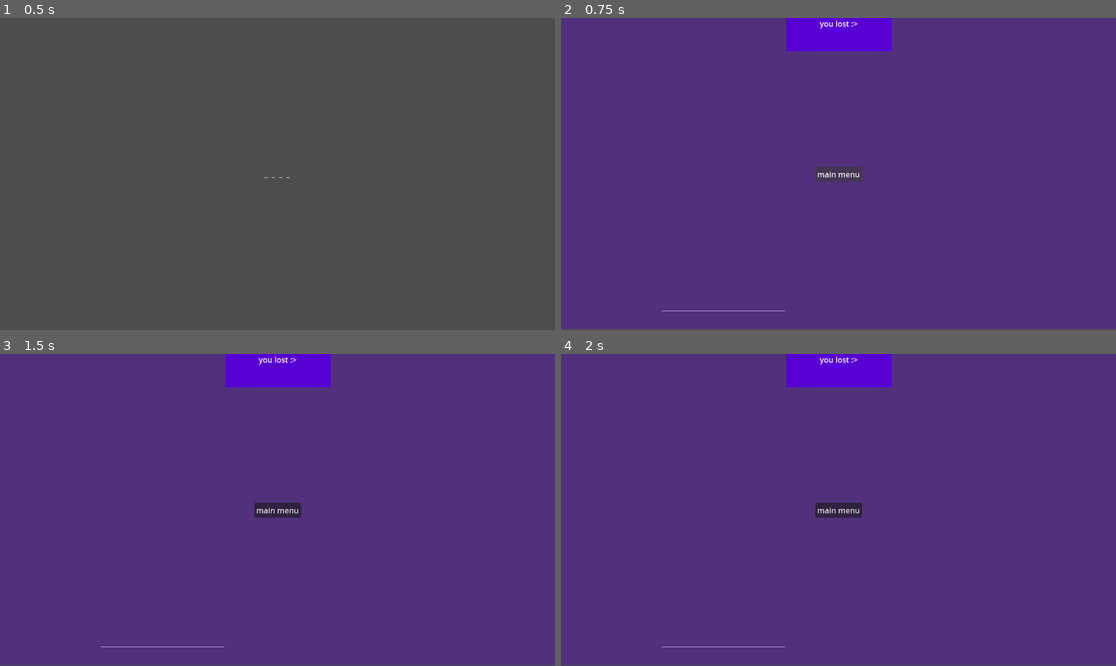
Above: before the commit, frames 1-4 (two rows, left to right).
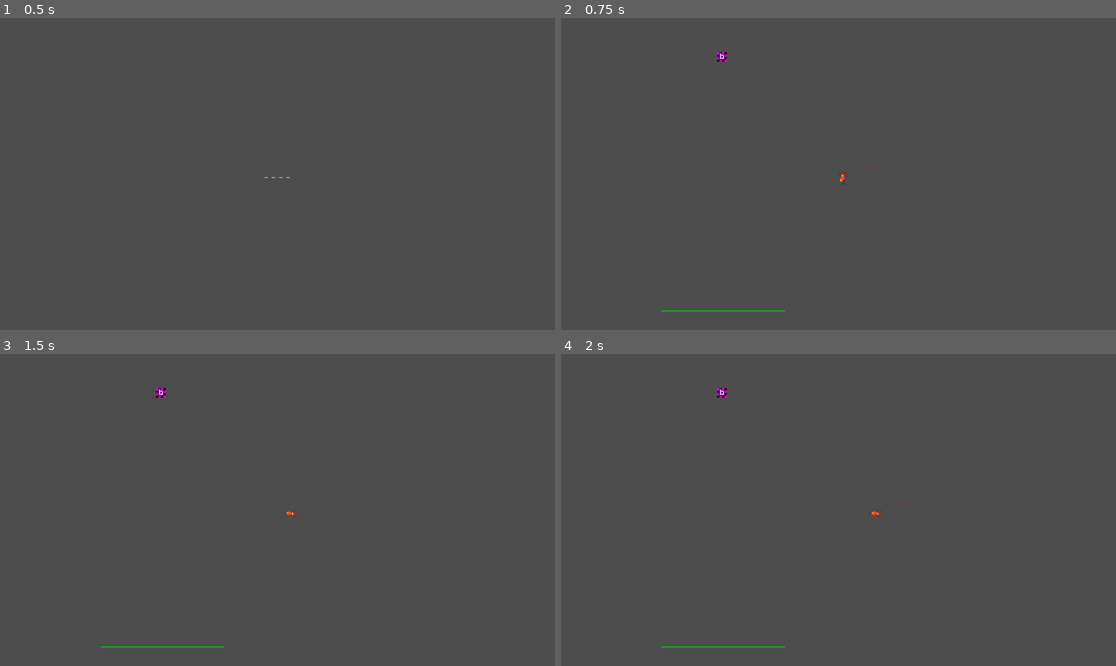
Above: after the commit, the same moments.

Repository: MagnusLucas/SpaceJam2025
Game: Godot game, scene res://UI/main_menu.tscn
Same seed, same stepped clock (60 frames per second), same inputs: the game is played once before the commit and once after it.
Inputs (mouse positions are in pixels of both pictures, inside the frame that each line leads up to):
- Up to frame 1 (0.5 s): no input
- Up to frame 2 (0.75 s): click "_ _ _ _" at 0.5 s
- Up to frame 3 (1.5 s): tap Enter at 1.25 s; move the mouse to (399, 494) at 1.27 s; hold D (move_right) from 1.28 s (still down); tap E (pick_terrain) at 1.35 s
- Up to frame 4 (2 s): keep holding D (move_right)

Frame 1 is identical in both runs. In frame 2, 99% of the frame differs, in the area x 0-100%, y 0-100%; in frame 3, 100%; in frame 4, 100%.
Error before the commit: Parse Error: Could not parse global class "Terrain" from "res://Game/Objects/Terrain.gd". (res://Game/Map/Map.gd:39)

Commit message:
begin of wave_check_if_stop

Diff:
--- a/Game/Map/Map.gd
+++ b/Game/Map/Map.gd
@@ -20,7 +20,6 @@
 	return surrounding.has(local_to_map(player_position))
 
 func _ready() -> void:
-
 	position -= Vector2(-8, -7) #centering the center hex
 	player = Player.new_player()
 	add_child(player)
@@ -43,6 +42,10 @@
 	terrains.erase(prev_pos)
 	terrains[curr_pos] = terrain
 	terrain.position = map_to_local(curr_pos)
+
+#func _physics_process( _delta) -> void:
+	#await get_tree().create_timer(3).timeout
+	#wave_check_if_stop()
 
 func add_terrain(terrain_name : String, info : Dictionary) -> void:
 	var terrain_position = local_to_map(player.position)
@@ -119,6 +122,21 @@
 #----------------
 #wave0 to bedzie turorial
 
+func wave_check_if_stop():
+	var check : bool = true
+	for i in get_tree().get_nodes_in_group('Enemy'):
+		if i.velocity != Vector2(0,0):
+			check = false
+			break
+		else:
+			print(i, i.name,i.velocity)
+	if check == true:
+		await get_tree().create_timer(5).timeout
+		for i in get_tree().get_nodes_in_group('Enemy'):
+			i.queue_free()
+
+
+
 
 func wave0():
 	add_child(Enemy.new_enemy('b',Vector2i(-250,-250),Vector2i(-250,-250),10,false))
@@ -179,10 +197,13 @@
 	for i in range(lvl):
 		var rand_word = random_word() #tu kiedyß bedzie czytac z listy slow destruktywnych
 		rand_let = rand_let + string_to_array(rand_word)
-	while len(rand_let) < lvl*5:
+	while len(rand_let) < lvl/5:
 		var rand_word = random_word() #tu kiedyß bedzie czytac z listy slow destruktywnych
 		rand_let = rand_let + string_to_array(rand_word)
 	first_drop(rand_let,loc1,loc2,2)
+	while get_tree().get_node_count_in_group("Enemy") != 0:
+		await get_tree().create_timer(0.2).timeout
 	for i in range(lvl*5):
 		add_child(Enemy.new_enemy(rand_let.pick_random(),loc1,loc2))
 		await get_tree().create_timer(1).timeout
+	print(rand_let)
--- a/Game/Objects/Terrain.gd
+++ b/Game/Objects/Terrain.gd
@@ -26,6 +26,7 @@
 		$Polygon2D.color='ff000078'
 	elif effect == EffectType.STOP:
 		$Polygon2D.color='0000ff78'
+	$Label.text = used_name
 @warning_ignore("shadowed_variable")
 static func new_terrain(used_name : String, effect : EffectType) -> Terrain:
 	var terrain = collision_scene.instantiate()
@@ -46,15 +47,12 @@
 		terrain.set_collision_mask_value(unicode, true)
 	return terrain
 
-func _ready() -> void:
-	$Label.text = used_name
-
 func _on_body_entered(body: Node2D) -> void:
 	if body is Enemy and effect == EffectType.SLOW:
 		body.speed *= .1
 	elif body is Enemy and effect == EffectType.KILL:
 		if self.used_name == "base":
-			$"../".health -= 100
+			$"../".health -= 50
 			$"../".update_health()
 		body.queue_free()
 	if body is Enemy and effect == EffectType.STOP:
--- a/Game/Objects/terrain.tscn
+++ b/Game/Objects/terrain.tscn
@@ -8,7 +8,6 @@
 
 [node name="CollisionPolygon2D" type="CollisionPolygon2D" parent="."]
 polygon = PackedVector2Array(-40, 0, -17.32, -35, 17.32, -35, 40, 0, 17.32, 35, -17.32, 35)
-
 
 [node name="Polygon2D" type="Polygon2D" parent="."]
 z_index = -2
--- a/Game/Player/Player.gd
+++ b/Game/Player/Player.gd
@@ -39,12 +39,16 @@
 	var move_direction : Vector2 = Vector2(0,0)
 	if Input.is_action_pressed("move_up"):
 		move_direction += Vector2.UP
+		$Sprite2D/AnimatedSprite2D.play("up_run")
 	if Input.is_action_pressed("move_down"):
 		move_direction += Vector2.DOWN
+		$Sprite2D/AnimatedSprite2D.play("down_run")
 	if Input.is_action_pressed("move_left"):
 		move_direction += Vector2.LEFT
+		$Sprite2D/AnimatedSprite2D.play("left_run")
 	if Input.is_action_pressed("move_right"):
 		move_direction += Vector2.RIGHT
+		$Sprite2D/AnimatedSprite2D.play("right_run")
 	if move_direction:
 		rotation = move_direction.angle() - Vector2.UP.angle()
 	previous_position = map.local_to_map(position)
@@ -66,8 +70,10 @@
 		if !terrain and map.terrains.has(map.local_to_map(position)):
 			if map.terrains[map.local_to_map(position)].movable:
 				terrain = map.terrains[map.local_to_map(position)]
+				terrain.process_mode = Node.PROCESS_MODE_DISABLED
 		elif terrain:
 			map.update_terrain(previous_position, map.local_to_map(position), terrain)
+			terrain.process_mode = Node.PROCESS_MODE_INHERIT
 			terrain = null
 
 	$Node2D/TextureProgressBar.value = $Node2D/Timer.time_left/$Node2D/Timer.wait_time*100
--- a/Game/Player/player.tscn
+++ b/Game/Player/player.tscn
@@ -1,9 +1,118 @@
-[gd_scene load_steps=9 format=3 uid="uid://bcr12mk08na2v"]
+[gd_scene load_steps=23 format=3 uid="uid://bcr12mk08na2v"]
 
-[ext_resource type="Texture2D" uid="uid://bmaic873k7whi" path="res://icon.svg" id="1_m57qa"]
 [ext_resource type="Script" uid="uid://c0xg0ea5khqwe" path="res://Game/Player/Player.gd" id="1_s3asc"]
+[ext_resource type="Texture2D" uid="uid://6ni5en5h510w" path="res://Game/Player/cowboy_tileset_01.png" id="2_s3asc"]
 
 [sub_resource type="CircleShape2D" id="CircleShape2D_s3asc"]
+
+[sub_resource type="AnimatedTexture" id="AnimatedTexture_m57qa"]
+
+[sub_resource type="AtlasTexture" id="AtlasTexture_letr6"]
+atlas = ExtResource("2_s3asc")
+region = Rect2(0, 207, 79, 69)
+
+[sub_resource type="AtlasTexture" id="AtlasTexture_vytja"]
+atlas = ExtResource("2_s3asc")
+region = Rect2(79, 207, 79, 69)
+
+[sub_resource type="AtlasTexture" id="AtlasTexture_segth"]
+atlas = ExtResource("2_s3asc")
+region = Rect2(158, 207, 79, 69)
+
+[sub_resource type="AtlasTexture" id="AtlasTexture_p2hw7"]
+atlas = ExtResource("2_s3asc")
+region = Rect2(0, 138, 79, 69)
+
+[sub_resource type="AtlasTexture" id="AtlasTexture_ch4ko"]
+atlas = ExtResource("2_s3asc")
+region = Rect2(79, 138, 79, 69)
+
+[sub_resource type="AtlasTexture" id="AtlasTexture_vh1aq"]
+atlas = ExtResource("2_s3asc")
+region = Rect2(158, 138, 79, 69)
+
+[sub_resource type="AtlasTexture" id="AtlasTexture_4ddeg"]
+atlas = ExtResource("2_s3asc")
+region = Rect2(0, 138, 79, 69)
+
+[sub_resource type="AtlasTexture" id="AtlasTexture_db2hk"]
+atlas = ExtResource("2_s3asc")
+region = Rect2(79, 138, 79, 69)
+
+[sub_resource type="AtlasTexture" id="AtlasTexture_q0m6d"]
+atlas = ExtResource("2_s3asc")
+region = Rect2(158, 138, 79, 69)
+
+[sub_resource type="AtlasTexture" id="AtlasTexture_qwver"]
+atlas = ExtResource("2_s3asc")
+region = Rect2(0, 0, 79, 69)
+
+[sub_resource type="AtlasTexture" id="AtlasTexture_nfw5o"]
+atlas = ExtResource("2_s3asc")
+region = Rect2(79, 0, 79, 69)
+
+[sub_resource type="AtlasTexture" id="AtlasTexture_wlpas"]
+atlas = ExtResource("2_s3asc")
+region = Rect2(158, 0, 79, 69)
+
+[sub_resource type="SpriteFrames" id="SpriteFrames_akrrf"]
+animations = [{
+"frames": [{
+"duration": 1.0,
+"texture": SubResource("AtlasTexture_letr6")
+}, {
+"duration": 1.0,
+"texture": SubResource("AtlasTexture_vytja")
+}, {
+"duration": 1.0,
+"texture": SubResource("AtlasTexture_segth")
+}],
+"loop": true,
+"name": &"down_run",
+"speed": 5.0
+}, {
+"frames": [{
+"duration": 1.0,
+"texture": SubResource("AtlasTexture_p2hw7")
+}, {
+"duration": 1.0,
+"texture": SubResource("AtlasTexture_ch4ko")
+}, {
+"duration": 1.0,
+"texture": SubResource("AtlasTexture_vh1aq")
+}],
+"loop": true,
+"name": &"left_run",
+"speed": 5.0
+}, {
+"frames": [{
+"duration": 1.0,
+"texture": SubResource("AtlasTexture_4ddeg")
+}, {
+"duration": 1.0,
+"texture": SubResource("AtlasTexture_db2hk")
+}, {
+"duration": 1.0,
+"texture": SubResource("AtlasTexture_q0m6d")
+}],
+"loop": true,
+"name": &"right_run",
+"speed": 5.0
+}, {
+"frames": [{
+"duration": 1.0,
+"texture": SubResource("AtlasTexture_qwver")
+}, {
+"duration": 1.0,
+"texture": SubResource("AtlasTexture_nfw5o")
+}, {
+"duration": 1.0,
+"texture": SubResource("AtlasTexture_wlpas")
+}],
+"loop": true,
+"name": &"up_run",
+"speed": 5.0
+}]
 
 [sub_resource type="CircleShape2D" id="CircleShape2D_letr6"]
 radius = 40.0
@@ -30,7 +139,12 @@
 
 [node name="Sprite2D" type="Sprite2D" parent="."]
 scale = Vector2(0.46, 0.46)
-texture = ExtResource("1_m57qa")
+texture = SubResource("AnimatedTexture_m57qa")
+
+[node name="AnimatedSprite2D" type="AnimatedSprite2D" parent="Sprite2D"]
+sprite_frames = SubResource("SpriteFrames_akrrf")
+animation = &"down_run"
+frame_progress = 0.901953
 
 [node name="Area2D" type="Area2D" parent="."]
 position = Vector2(0, -50)
Binary file added: Game/Player/cowboy_tileset_01.png
Not shown, added: Game/Player/cowboy_tileset_01.png.import
